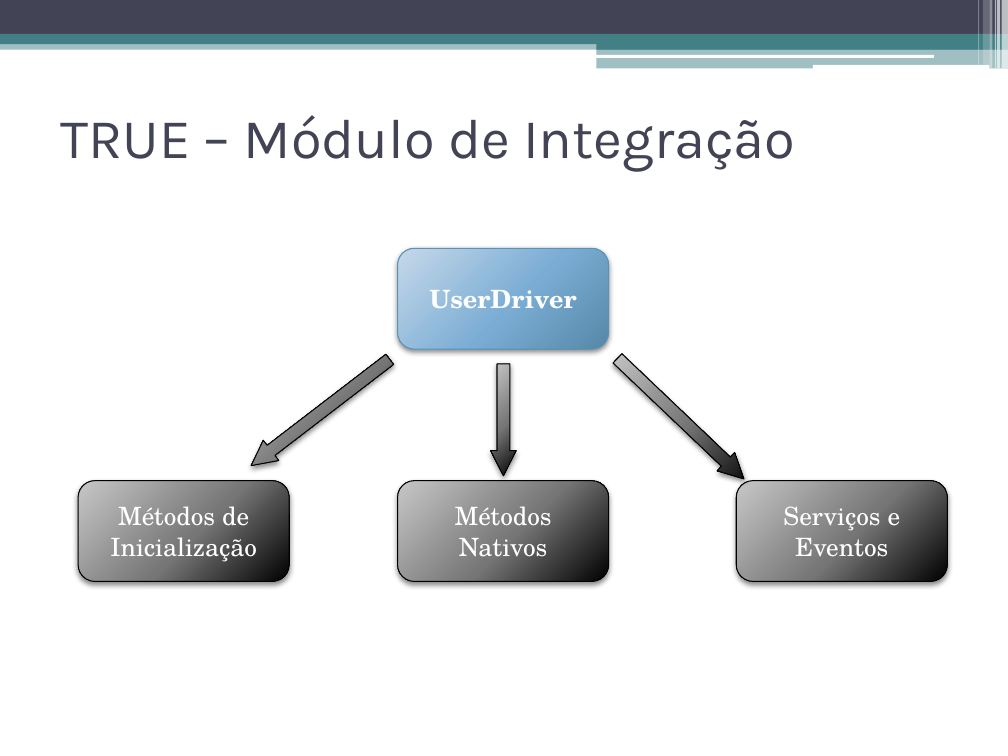
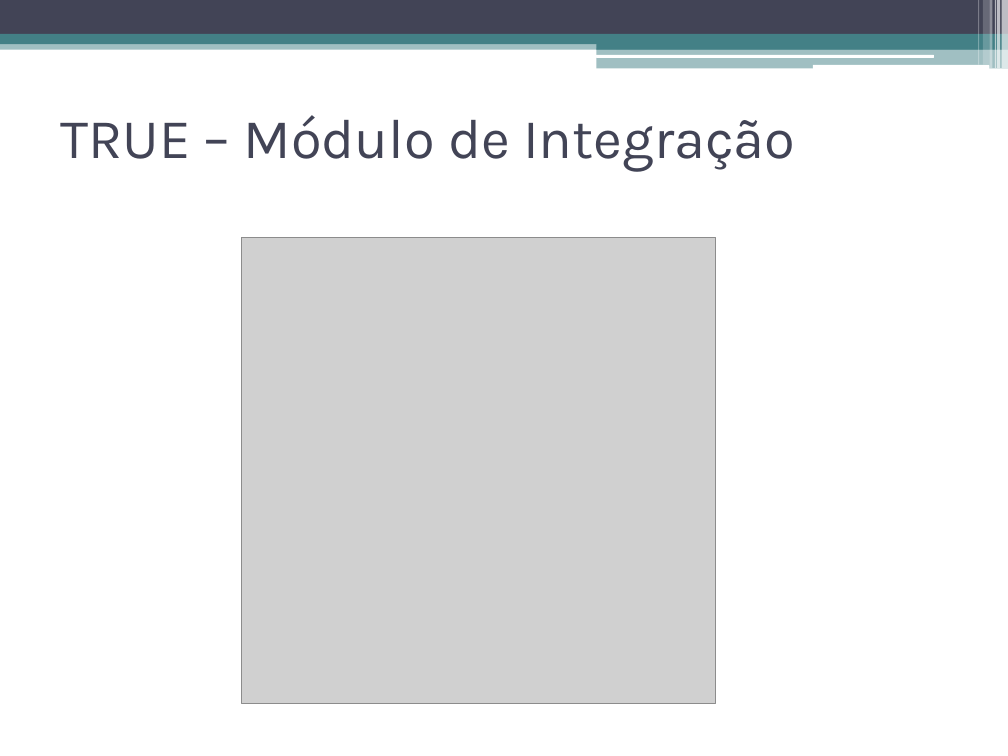
Before and after one commit to talesporto/Artigo-TRUE-SBCUP, a slide deck: slide 31 of apresentacao/ApresentacaoSBCUP.pptx. Drawn at 1008x756 pixels with LibreOffice and Linux fonts; fonts in the diff are those of the drawing; grey boxes stand for pictures. Boxes give left, top, right and bottom in pixels: in the first picture for what was removed or moved away, otherwise in the second. Text is boxed around its words. In the diff, an @@ line names an element or a change of style, - is before the commit and + after.

```diff
--- a/apresentacao/ApresentacaoSBCUP.pptx
+++ b/apresentacao/ApresentacaoSBCUP.pptx
@@ picture added at <box>242,237,717,703</box> @@
@@ rounded rectangle removed at <box>397,248,608,349</box> @@
-UserDriver
@@ right arrow removed at <box>243,350,397,476</box> @@
@@ right arrow removed at <box>609,350,753,488</box> @@
@@ right arrow removed at <box>491,364,516,476</box> @@
@@ rounded rectangle removed at <box>78,481,288,582</box> @@
-Métodos de Inicialização
@@ rounded rectangle removed at <box>397,481,608,582</box> @@
-Métodos Nativos
@@ rounded rectangle removed at <box>736,481,947,582</box> @@
-Serviços e Eventos
```
Also in this commit, not shown: 1 other slide changed, 1 slide removed, 3 other files.
